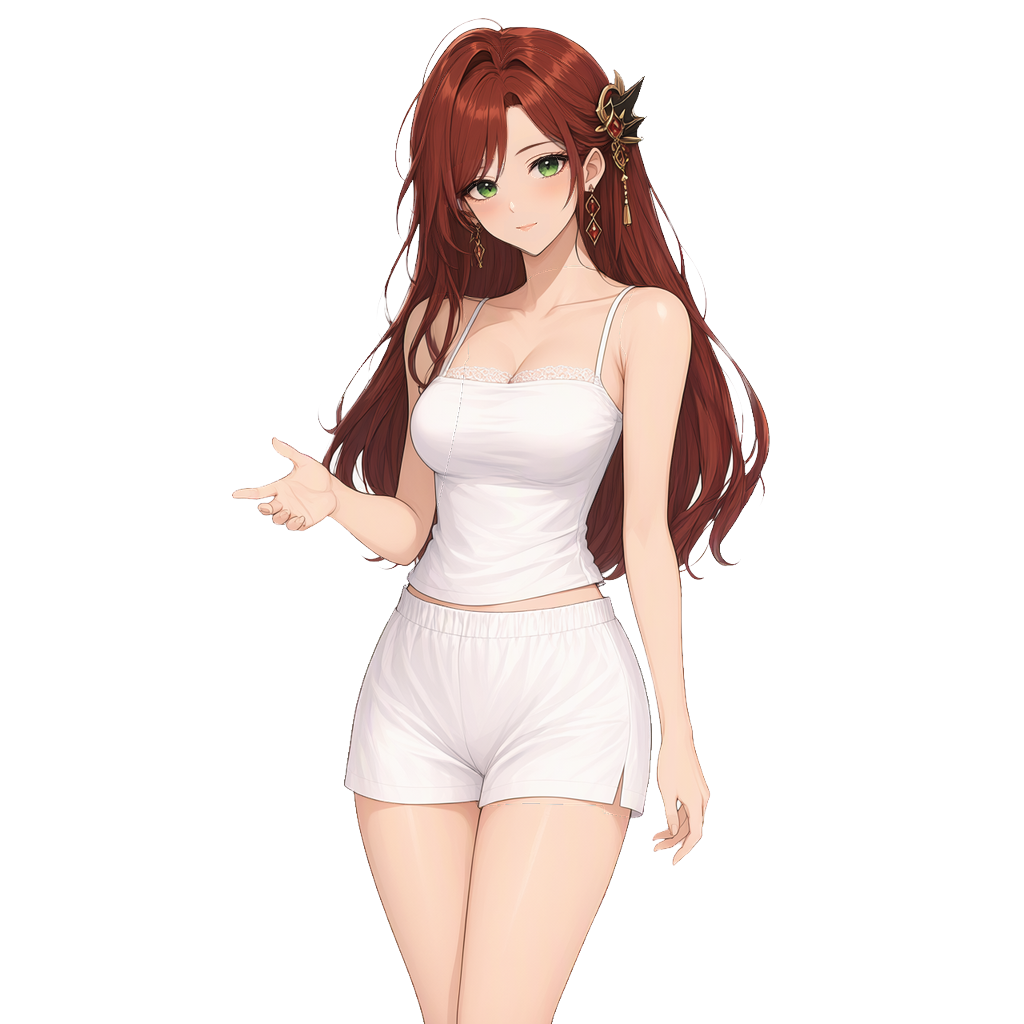
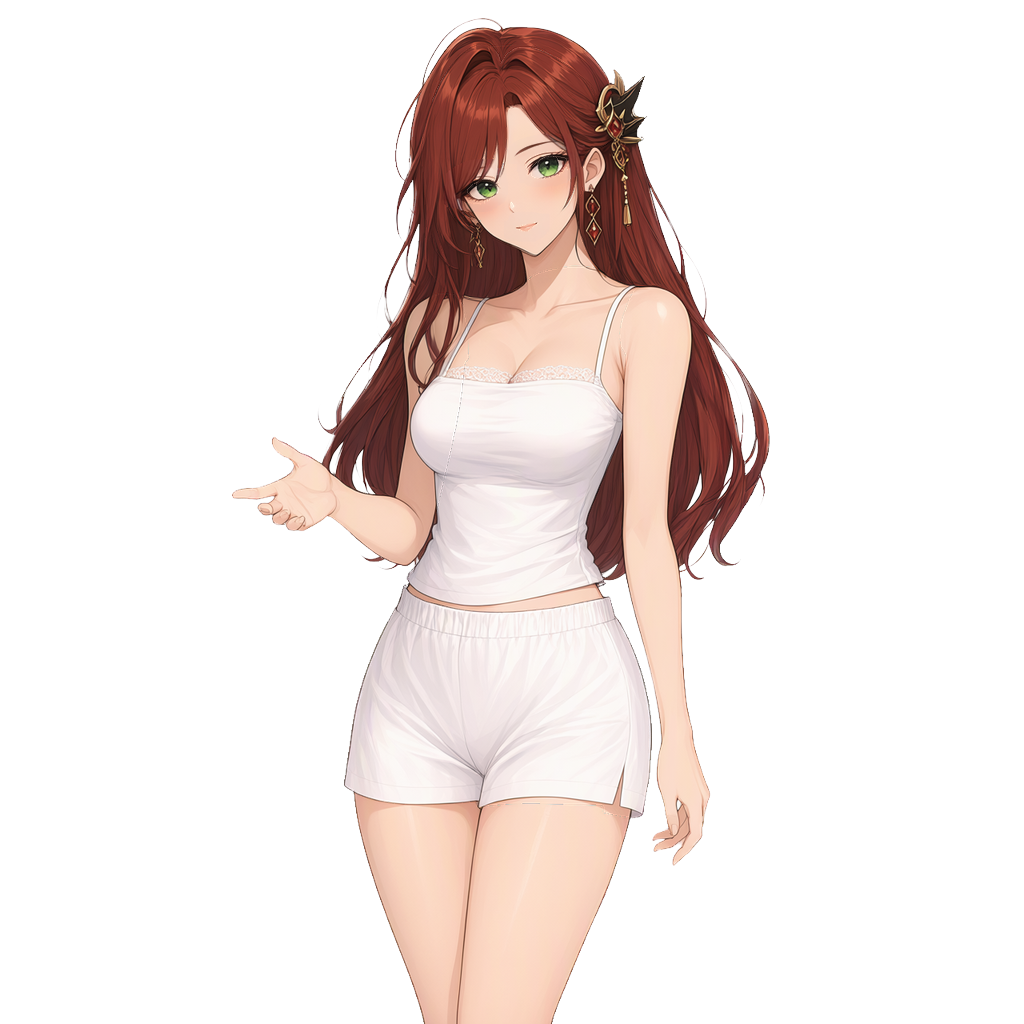
Revision of a layered 1024×1024 image; what changed, layer by layer:
painted on "handwear-l" over bbox(330, 471, 365, 493)
painted on "back hair" over bbox(329, 441, 736, 512)
